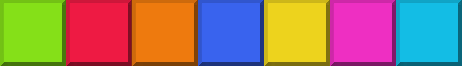
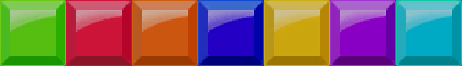
Comparing the layer stacks of the two (462, 66) images. Changes:
added group "组 2" with 7 layers above "EBhGQBV" over [0, 0, 462, 66]
added layer "图层 2" in group "组 2" over [66, 0, 132, 66]
added layer "图层 3" in group "组 2" over [132, 0, 198, 66]
added layer "图层 4" in group "组 2" over [264, 0, 330, 66]
added layer "图层 5" in group "组 2" over [0, 0, 66, 66]
added layer "图层 6" in group "组 2" over [396, 0, 462, 66]
added layer "图层 7" in group "组 2" over [198, 0, 264, 66]
added layer "图层 8" in group "组 2" over [330, 0, 396, 66]
